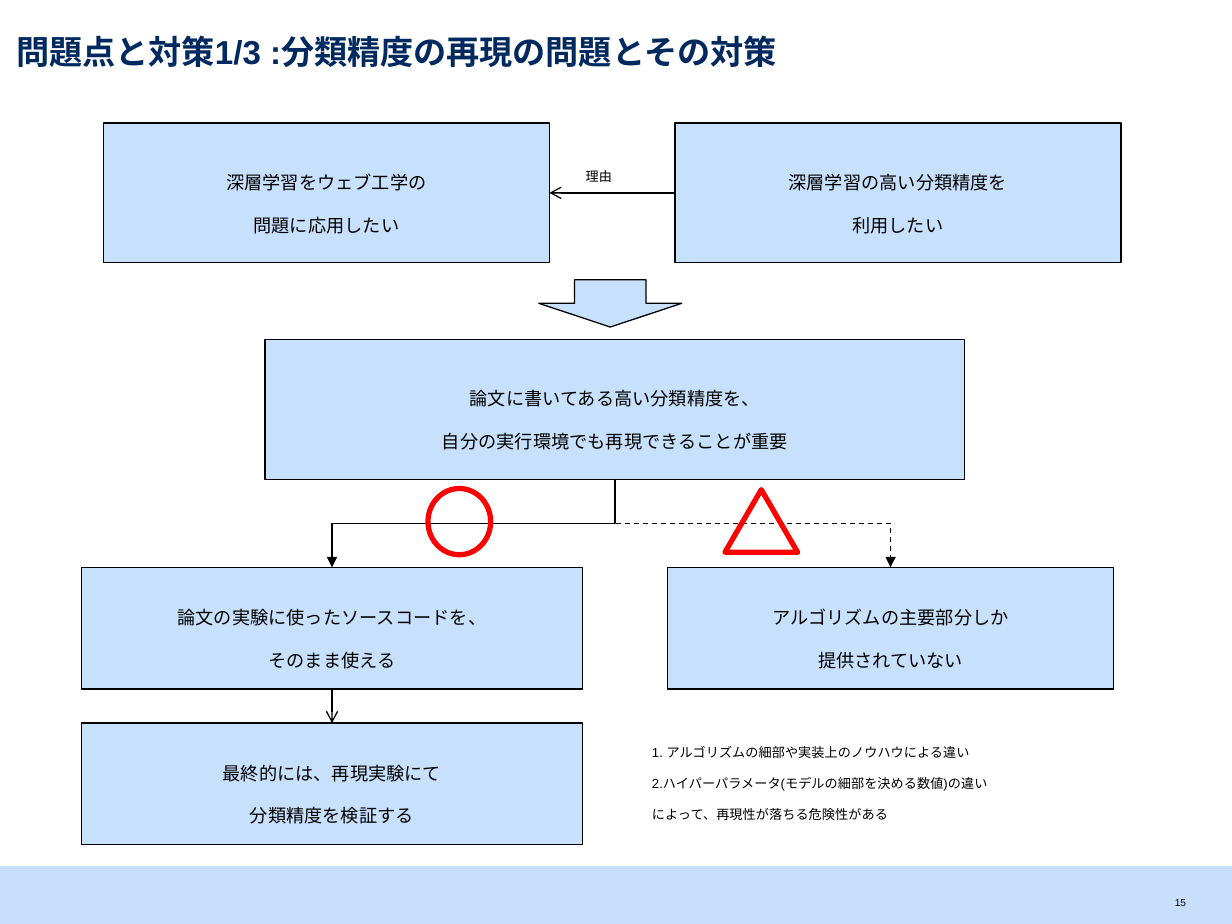
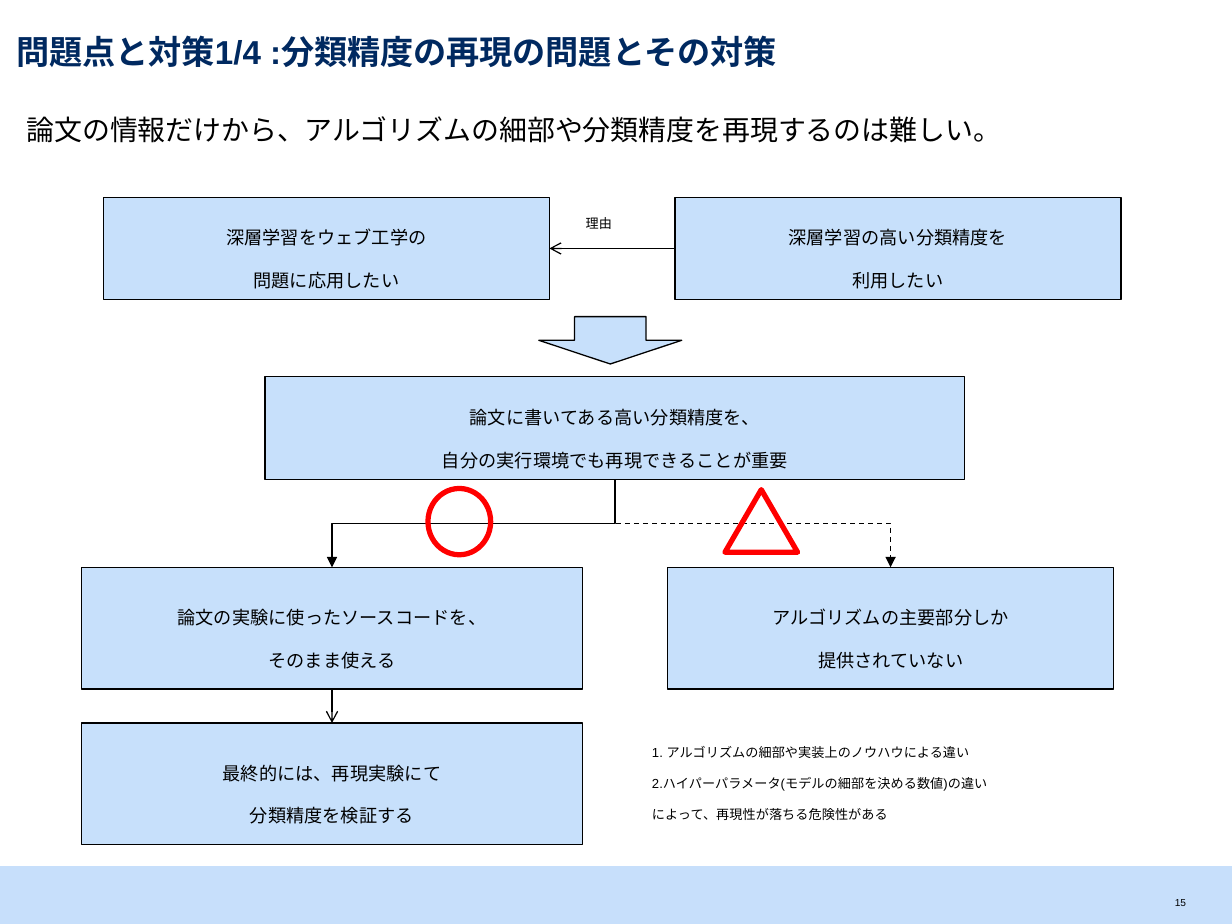
Before and after one commit to srtk/sotsuron, a slide deck: slide 16 of doc/sotsuron_defense/bd.pptx. Drawn at 1232x924 pixels with LibreOffice and Linux fonts; fonts in the diff are those of the drawing. Boxes give left, top, right and bottom in pixels: in the first picture for what was removed or moved away, otherwise in the second. Text is boxed around its words. In the diff, an @@ line names an element or a change of style, - is before the commit and + after.

```diff
--- a/doc/sotsuron_defense/bd.pptx
+++ b/doc/sotsuron_defense/bd.pptx
@@ title at <box>16,35,776,67</box>: text changed @@
-問題点と対策1/3 :分類精度の再現の問題とその対策
+問題点と対策1/4 :分類精度の再現の問題とその対策
@@ text added at <box>27,116,1001,143</box>, 16 pt, text #000000 @@
+論文の情報だけから、アルゴリズムの細部や分類精度を再現するのは難しい。
@@ rectangle "深層学習をウェブ工学の": place and size @@
-rectangle "深層学習をウェブ工学の" at <box>103,123,549,263</box>
+rectangle "深層学習をウェブ工学の" at <box>103,197,549,300</box>
@@ text "理由": place and size @@
-text "理由" at <box>586,170,612,182</box>
+text "理由" at <box>586,217,612,229</box>
@@ rectangle "深層学習の高い分類精度を": place and size @@
-rectangle "深層学習の高い分類精度を" at <box>675,123,1121,263</box>
+rectangle "深層学習の高い分類精度を" at <box>675,197,1121,300</box>
@@ arrow moved from (675, 192) - (549, 192) to (675, 249) - (549, 249) @@
@@ down arrow: place and size @@
-down arrow at <box>539,279,683,327</box>
+down arrow at <box>539,317,683,365</box>
@@ rectangle "論文に書いてある高い分類精度を、": place and size @@
-rectangle "論文に書いてある高い分類精度を、" at <box>265,339,965,479</box>
+rectangle "論文に書いてある高い分類精度を、" at <box>265,377,965,480</box>
```
Also in this commit, not shown: 13 other slides changed, 4 other files.
